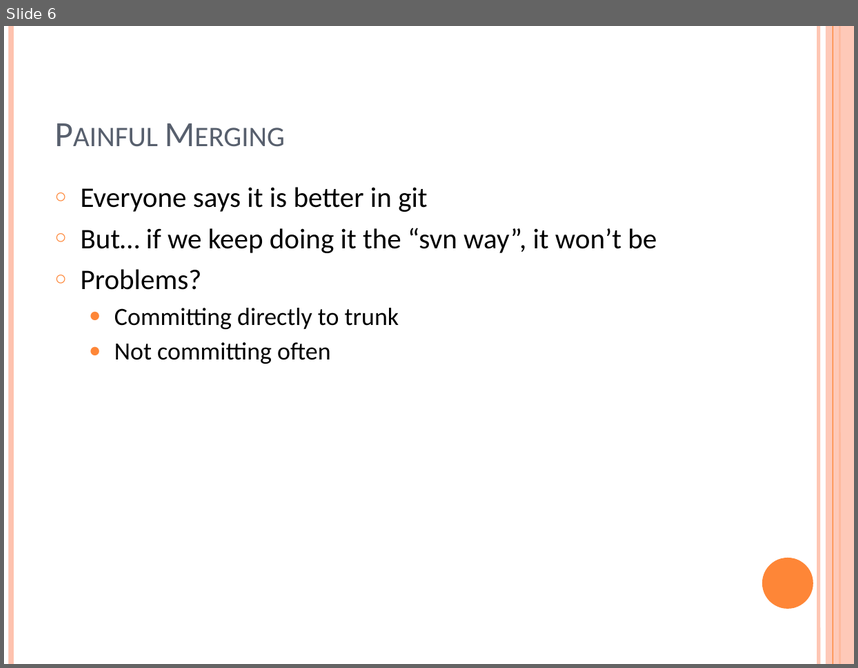
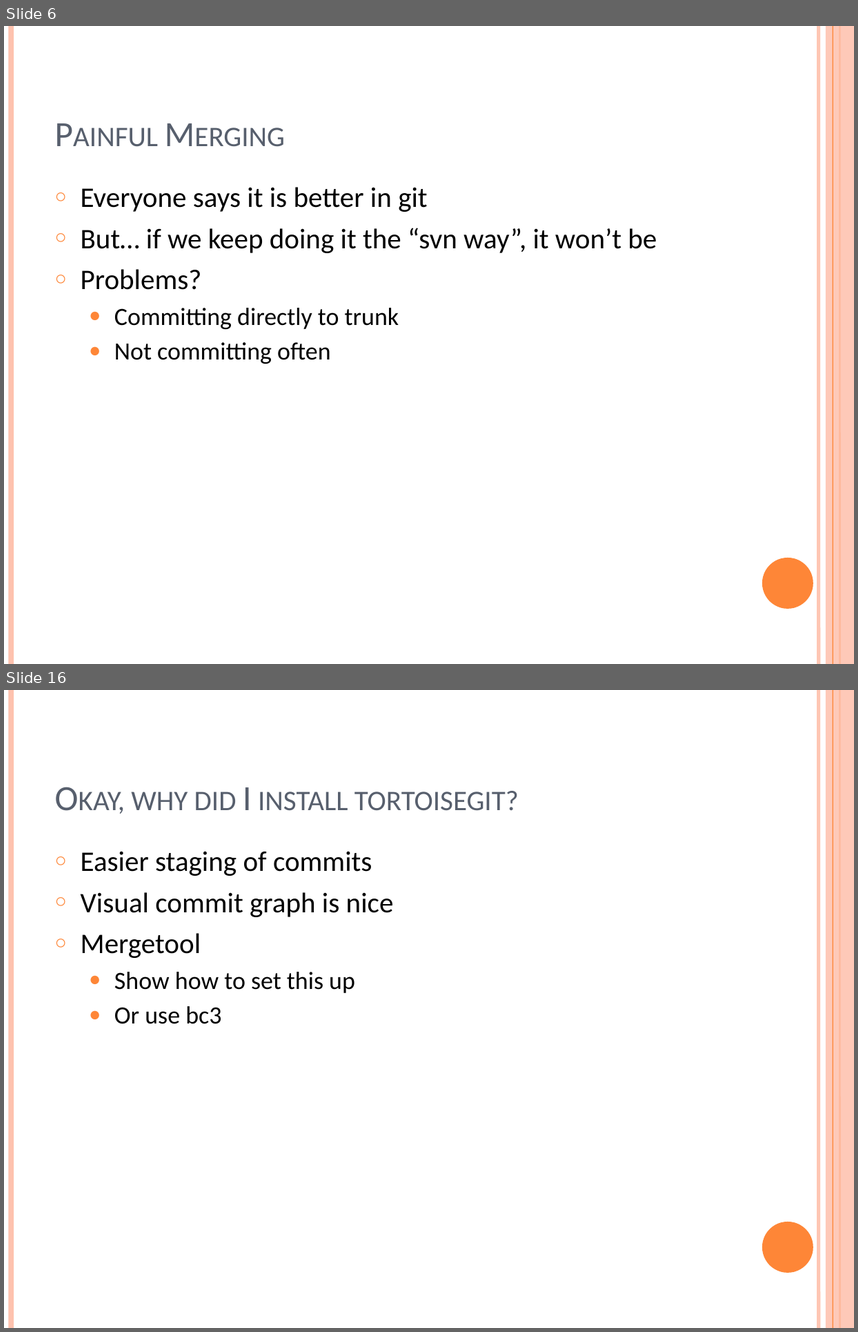
Before and after one commit to ungood/presentations, a slide deck: GitFlow/The Case for Git (Flow).pptx. Shown one above the other, each under a label of ours: slide 6 before the commit, slides 6 and 16 after it; the slides between them are not shown. The pictures are 858x668 and 858x1332 pixels, drawn with LibreOffice and Linux fonts; fonts in the diff are those of the drawing. Boxes give left, top, right and bottom in pixels: in the first picture for what was removed or moved away, otherwise in the second. Text is boxed around its words. In the diff, an @@ line names an element or a change of style, - is before the commit and + after.

```diff
--- a/GitFlow/The Case for Git (Flow).pptx
+++ b/GitFlow/The Case for Git (Flow).pptx
@@ slide 16 added at (4,690,854,1328), background #FFFFFF; not listed: 6 template elements that a slide beside it also shows @@
@@ title added at (131,787,519,811), 30 pt, text #575F6D, small capitals @@
+Okay, why did I install tortoisegit?
@@ text added at (81,851,394,1024), 24 pt, text #000000 @@
+○ Easier staging of commits
+○ Visual commit graph is nice
+○ Mergetool
+  ● Show how to set this up
+  ● Or use bc3
```
Also in this commit, not shown: 1 slide changed, 10 other slides added, 1 slide removed, 1 other file.
